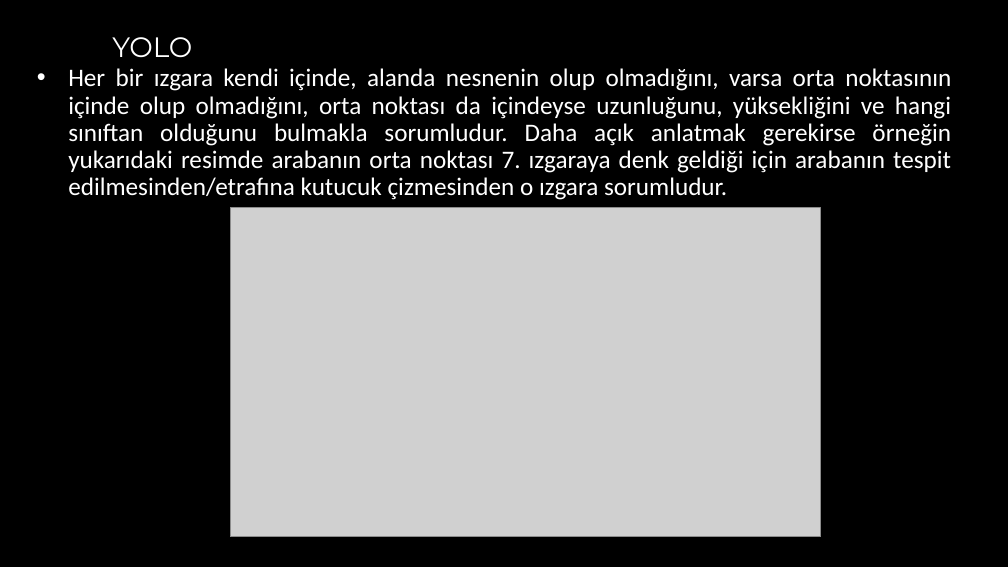
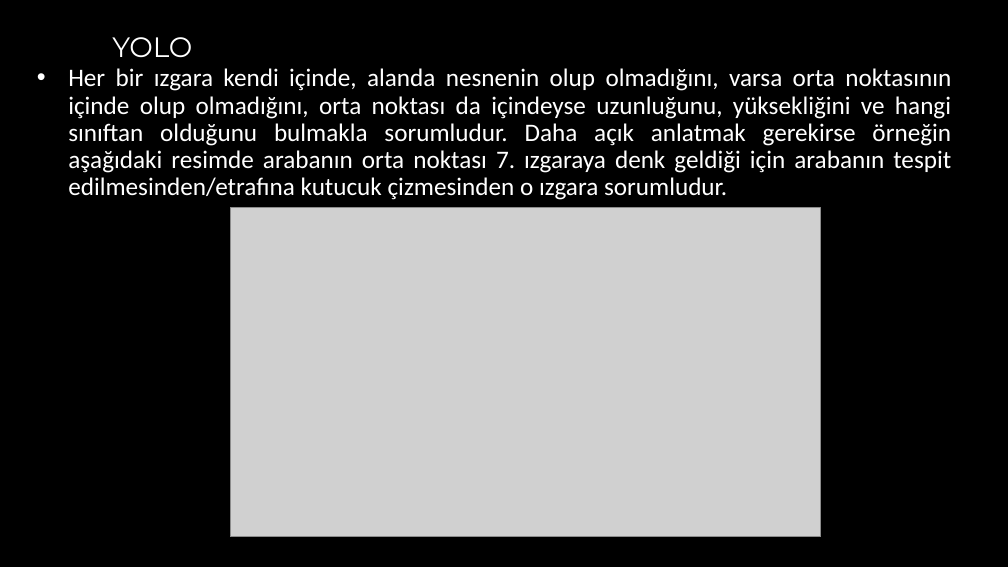
Before and after one commit to akaraci/Makine-Ogrenmesi, a slide deck: slide 4 of Sunular/MÖT-Hafta-8 - Yolo Detection.pptx. Drawn at 1008x567 pixels with LibreOffice and Linux fonts; fonts in the diff are those of the drawing; grey boxes stand for pictures. Boxes give left, top, right and bottom in pixels: in the first picture for what was removed or moved away, otherwise in the second. Text is boxed around its words. In the diff, an @@ line names an element or a change of style, - is before the commit and + after.

```diff
--- a/Sunular/MÖT-Hafta-8 - Yolo Detection.pptx
+++ b/Sunular/MÖT-Hafta-8 - Yolo Detection.pptx
@@ text at (68, 68, 951, 200): text changed @@
-• Her bir ızgara kendi içinde, alanda nesnenin olup olmadığını, varsa orta noktasının içinde olup olmadığını, orta noktası da içindeyse uzunluğunu, yüksekliğini ve hangi sınıftan olduğunu bulmakla sorumludur. Daha açık anlatmak gerekirse örneğin yukarıdaki resimde arabanın orta noktası 7. ızgaraya denk geldiği için arabanın tespit edilmesinden/etrafına kutucuk çizmesinden o ızgara sorumludur.
+• Her bir ızgara kendi içinde, alanda nesnenin olup olmadığını, varsa orta noktasının içinde olup olmadığını, orta noktası da içindeyse uzunluğunu, yüksekliğini ve hangi sınıftan olduğunu bulmakla sorumludur. Daha açık anlatmak gerekirse örneğin aşağıdaki resimde arabanın orta noktası 7. ızgaraya denk geldiği için arabanın tespit edilmesinden/etrafına kutucuk çizmesinden o ızgara sorumludur.
```
Also in this commit, not shown: 3 other slides changed, 2 slides added.
